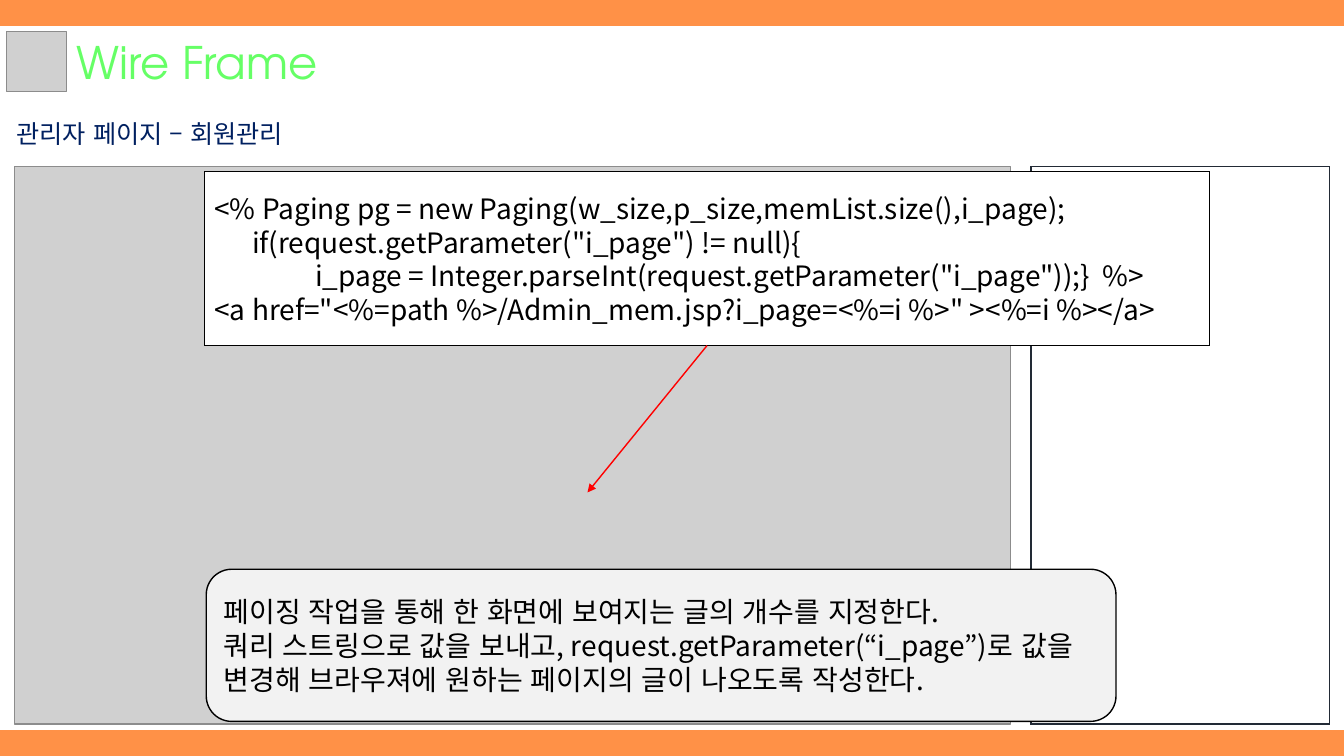
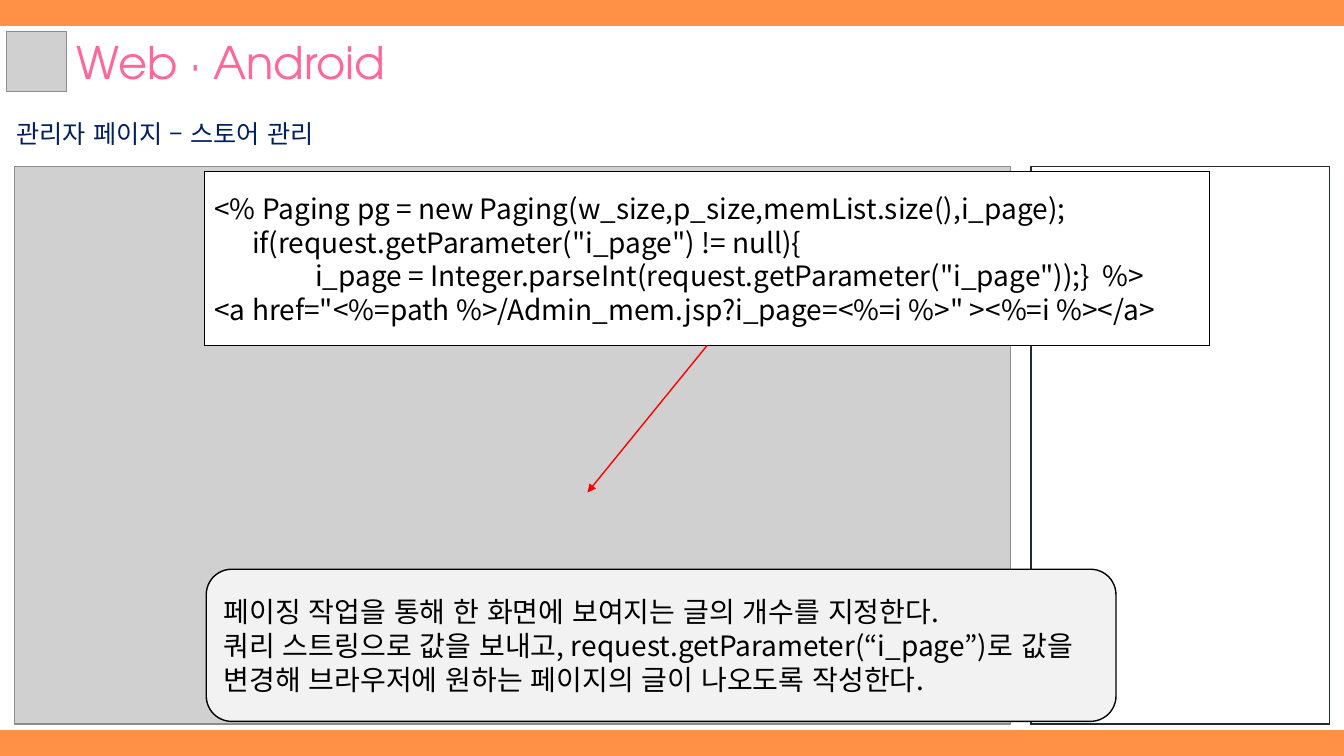
Before and after one commit to hhsw07/ezen-academy-projects, a slide deck: slide 11 of WebContent/hsw/3조 하비팩토리_hsw.pptx (slide 5 before the commit). Drawn at 1344x756 pixels with LibreOffice and Linux fonts; fonts in the diff are those of the drawing; grey boxes stand for pictures. Boxes give left, top, right and bottom in pixels: in the first picture for what was removed or moved away, otherwise in the second. Text is boxed around its words. In the diff, an @@ line names an element or a change of style, - is before the commit and + after.

```diff
--- a/WebContent/hsw/3조 하비팩토리_hsw.pptx
+++ b/WebContent/hsw/3조 하비팩토리_hsw.pptx
@@ text removed at bbox=[77, 46, 317, 80] @@
-Wire Frame
@@ text added at bbox=[77, 46, 385, 80], 32 pt, text #FF6699 @@
+Web · Android
@@ text at bbox=[17, 122, 313, 145]: text changed @@
-관리자 페이지 – 회원관리
+관리자 페이지 – 스토어 관리
@@ text in rounded rectangle at bbox=[224, 632, 1073, 693]: text changed @@
-쿼리 스트링으로 값을 보내고, request.getParameter(“i_page”)로 값을 변경해 브라우져에 원하는 페이지의 글이 나오도록 작성한다.
+쿼리 스트링으로 값을 보내고, request.getParameter(“i_page”)로 값을 변경해 브라우저에 원하는 페이지의 글이 나오도록 작성한다.
```
Also in this commit, not shown: 4 other slides changed, 5 slides added, 1 slide removed, 9 other files.
